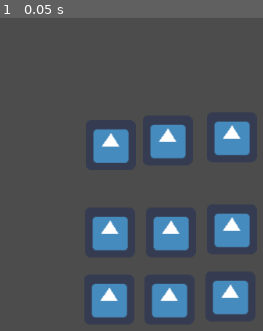
Above: before the commit, frame 1.
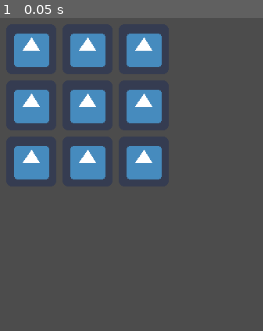
Above: after the commit, the same moment.

Repository: henriquesoaresg2/Gitteste
Game: Godot game, scene res://Mundo.tscn
The game is run twice, just before and just after one commit, with the same random seed, the same clock (stepped at 60 frames per second) and the same inputs. The engine's default icon, where the game draws it, is replaced by a stand-in: a white triangle on a blue panel in a dark square.
Inputs:
- Up to frame 1 (0.05 s): no input

The runs differ from the first frame. In frame 1, 26% of the frame differs, in the area x 5-96%, y 4-96%.
Error in both runs: Invalid get index 'objSelecionaveis' (on base: 'null instance'). (res://ObjSelecionavel.gd:8)

Commit message:
Implementado funcao DeleteObj

Diff:
--- a/TopDown/CaixaSelecao.gd
+++ b/TopDown/CaixaSelecao.gd
@@ -14,6 +14,7 @@
 
 func _input(event):
 	CriaCaixa()
+	DeleteObj()
 
 func CriaCaixa():
 	if Input.is_action_just_pressed("mouse_left"):
@@ -35,6 +36,10 @@
 			objeto.emit_signal("acendeLuz", selfRect.has_point(camera.unproject_position(objeto.transform().origin)))
 		elif objeto is CanvasItem:
 			objeto.emit_signal("acendeLuz", selfRect.has_point(objeto.get_position()))
-			print("O que há \n", selfRect.has_point(objeto.get_position()))
 		else:
 			print("Nadaaaaa")
+
+func DeleteObj():
+	if Input.is_action_just_pressed("ui_up"):
+		for objeto in objSelecionaveis:
+			objeto.emit_signal("deletaObjeto")
--- a/TopDown/Mundo.tscn
+++ b/TopDown/Mundo.tscn
@@ -6,31 +6,31 @@
 [node name="Mundo" type="Node2D"]
 
 [node name="Selecionavel" parent="." instance=ExtResource( 1 )]
-position = Vector2( 141.566, 162.801 )
+position = Vector2( 40, 40 )
 
 [node name="Selecionavel2" parent="." instance=ExtResource( 1 )]
-position = Vector2( 140.566, 274.801 )
+position = Vector2( 40, 112 )
 
 [node name="Selecionavel3" parent="." instance=ExtResource( 1 )]
-position = Vector2( 139.566, 360.801 )
+position = Vector2( 40, 184 )
 
 [node name="Selecionavel4" parent="." instance=ExtResource( 1 )]
-position = Vector2( 216.566, 360.801 )
+position = Vector2( 112, 184 )
 
 [node name="Selecionavel5" parent="." instance=ExtResource( 1 )]
-position = Vector2( 218.566, 274.801 )
+position = Vector2( 112, 112 )
 
 [node name="Selecionavel6" parent="." instance=ExtResource( 1 )]
-position = Vector2( 214.566, 156.801 )
+position = Vector2( 112, 40 )
 
 [node name="Selecionavel7" parent="." instance=ExtResource( 1 )]
-position = Vector2( 296.566, 152.801 )
+position = Vector2( 184, 40 )
 
 [node name="Selecionavel8" parent="." instance=ExtResource( 1 )]
-position = Vector2( 296.566, 270.801 )
+position = Vector2( 184, 112 )
 
 [node name="Selecionavel9" parent="." instance=ExtResource( 1 )]
-position = Vector2( 294.566, 356.801 )
+position = Vector2( 184, 184 )
 
 [node name="CaixaSelecao" parent="." instance=ExtResource( 2 )]
 margin_left = -158.586
--- a/TopDown/Selecionavel.gd
+++ b/TopDown/Selecionavel.gd
@@ -2,8 +2,18 @@
 
 onready var luzSelecao = get_node("Light2D")
 
+var selecionado:bool
+
 signal acendeLuz(estaSelecionado)
+signal deletaObjeto()
 
 
 func _on_Selecionavel_acendeLuz(estaSelecionado):
 	luzSelecao.set_enabled(estaSelecionado)
+	selecionado = luzSelecao.is_enabled()
+
+func _on_Selecionavel_deletaObjeto():
+	print("entrou na funcao ", selecionado)
+	if selecionado:
+		print(selecionado)
+		self.queue_free()
--- a/TopDown/Selecionavel.tscn
+++ b/TopDown/Selecionavel.tscn
@@ -17,3 +17,4 @@
 [node name="ObjSelecionavel" parent="." instance=ExtResource( 3 )]
 objetoPath = NodePath("..")
 [connection signal="acendeLuz" from="." to="." method="_on_Selecionavel_acendeLuz"]
+[connection signal="deletaObjeto" from="." to="." method="_on_Selecionavel_deletaObjeto"]
